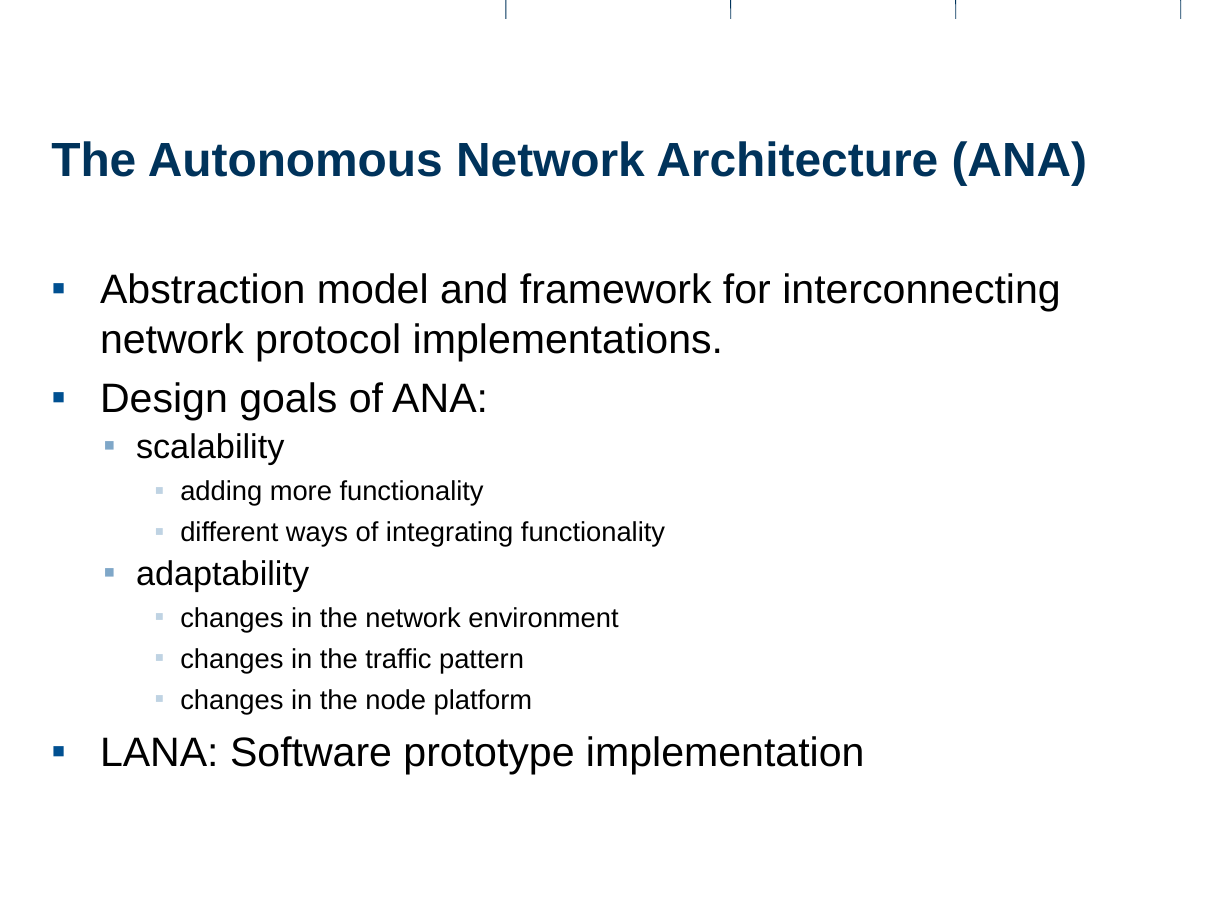
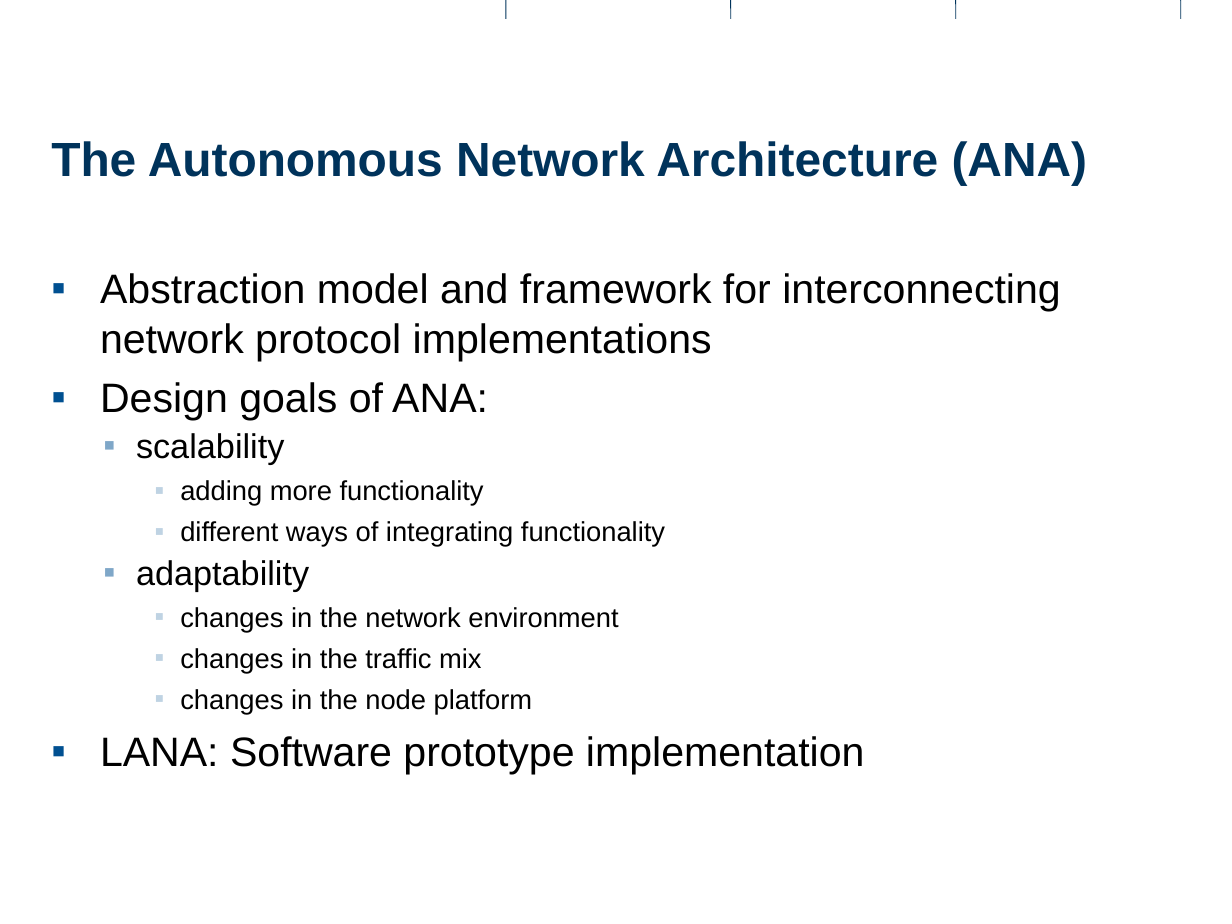
Before and after one commit to rihuber/ma, a slide deck: slide 2 of documents/presentations/intermediate1/intermediate1.odp (slide 3 before the commit). Drawn at 1232x924 pixels with LibreOffice and Linux fonts; fonts in the diff are those of the drawing; background and template pictures are left out. Boxes give left, top, right and bottom in pixels: in the first picture for what was removed or moved away, otherwise in the second. Text is boxed around its words. In the diff, an @@ line names an element or a change of style, - is before the commit and + after.

```diff
--- a/documents/presentations/intermediate1/intermediate1.odp
+++ b/documents/presentations/intermediate1/intermediate1.odp
@@ text at <box>100,273,1060,361</box>: text changed @@
-▪ Abstraction model and framework for interconnecting network protocol implementations.
+▪ Abstraction model and framework for interconnecting network protocol implementations
@@ text at <box>180,648,481,674</box>: text changed @@
-    ▪ changes in the traffic pattern
+    ▪ changes in the traffic mix
```
Also in this commit, not shown: 10 other slides changed, 5 slides added, 3 slides removed.
